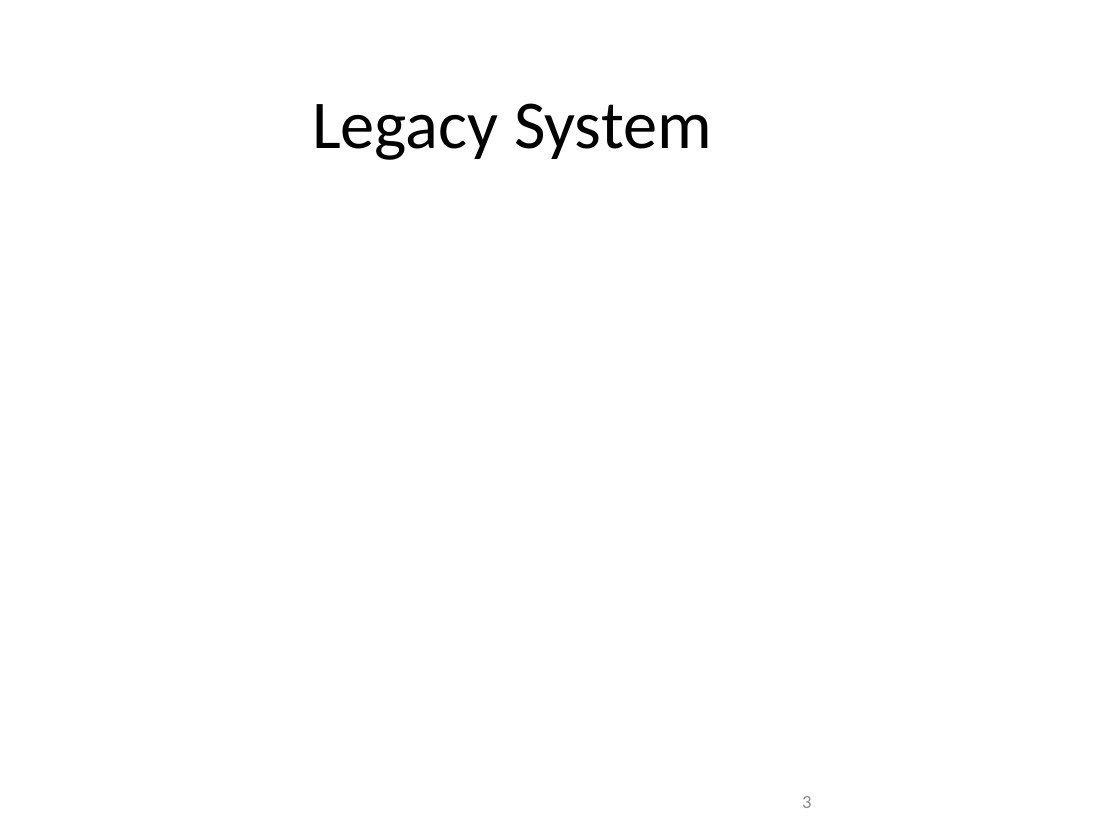
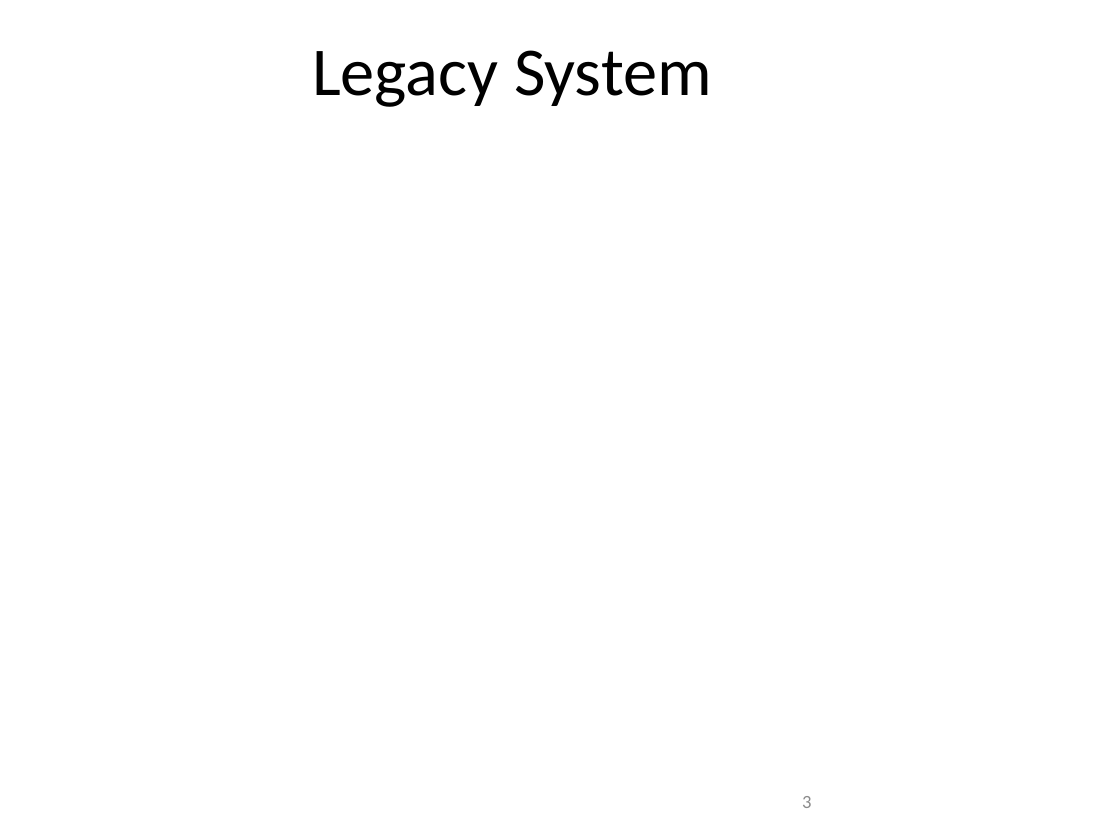
Before and after one commit to amichel/PaymentsGateway.MassTransit.Demo, a slide deck: slide 3 of Presentation/Service Bus Integration Patterns.pptx. Drawn at 1120x840 pixels with LibreOffice and Linux fonts; fonts in the diff are those of the drawing; background and template pictures are left out. Boxes give left, top, right and bottom in pixels: in the first picture for what was removed or moved away, otherwise in the second. Text is boxed around its words. In the diff, an @@ line names an element or a change of style, - is before the commit and + after.

Commit message:
Presentation

```diff
--- a/Presentation/Service Bus Integration Patterns.pptx
+++ b/Presentation/Service Bus Integration Patterns.pptx
@@ title "Legacy System": place and size @@
-title "Legacy System" at box(312, 103, 712, 160)
+title "Legacy System" at box(312, 50, 712, 107)
```
Also in this commit, not shown: 4 slides added, 1 other file.
